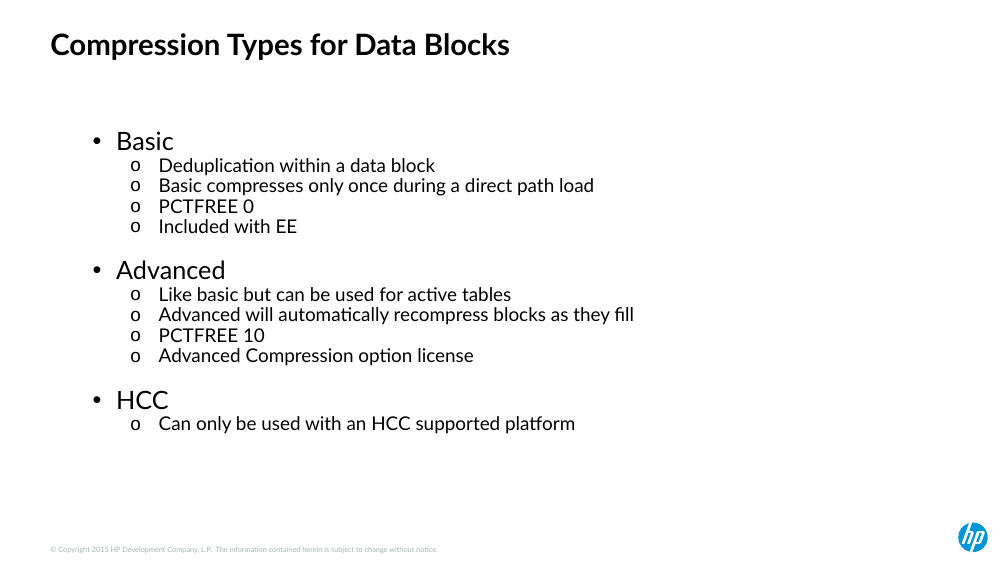
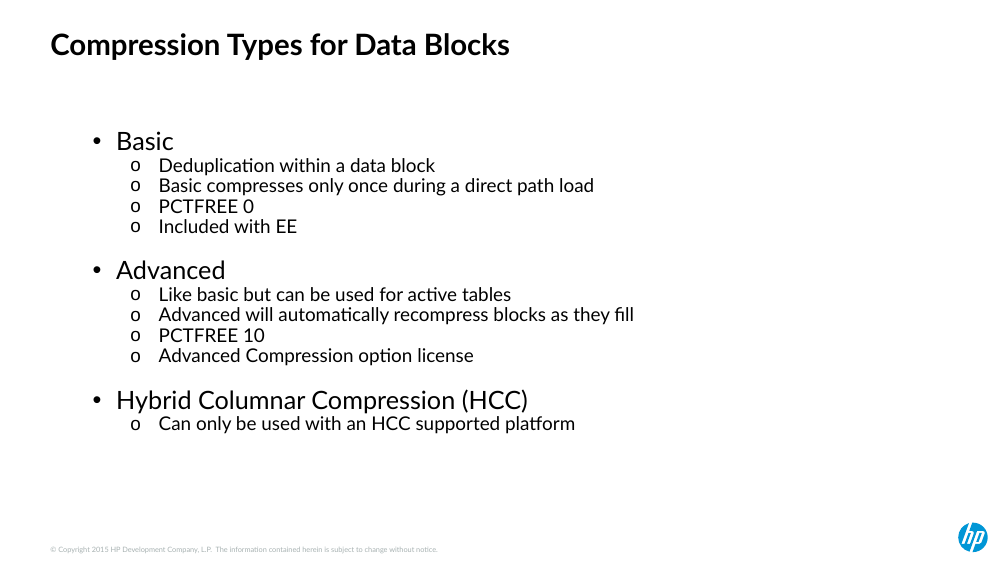
Before and after one commit to Dyland28/HP-Data-Compression, a slide deck: slide 3 of compression_sand_weiss_hotsos_2018.pptx. Drawn at 1008x567 pixels with LibreOffice and Linux fonts; fonts in the diff are those of the drawing. Boxes give left, top, right and bottom in pixels: in the first picture for what was removed or moved away, otherwise in the second. Text is boxed around its words. In the diff, an @@ line names an element or a change of style, - is before the commit and + after.

```diff
--- a/compression_sand_weiss_hotsos_2018.pptx
+++ b/compression_sand_weiss_hotsos_2018.pptx
@@ text at (116, 389, 528, 413): text changed @@
-• HCC
+• Hybrid Columnar Compression (HCC)
```
Also in this commit, not shown: 9 other slides changed.
